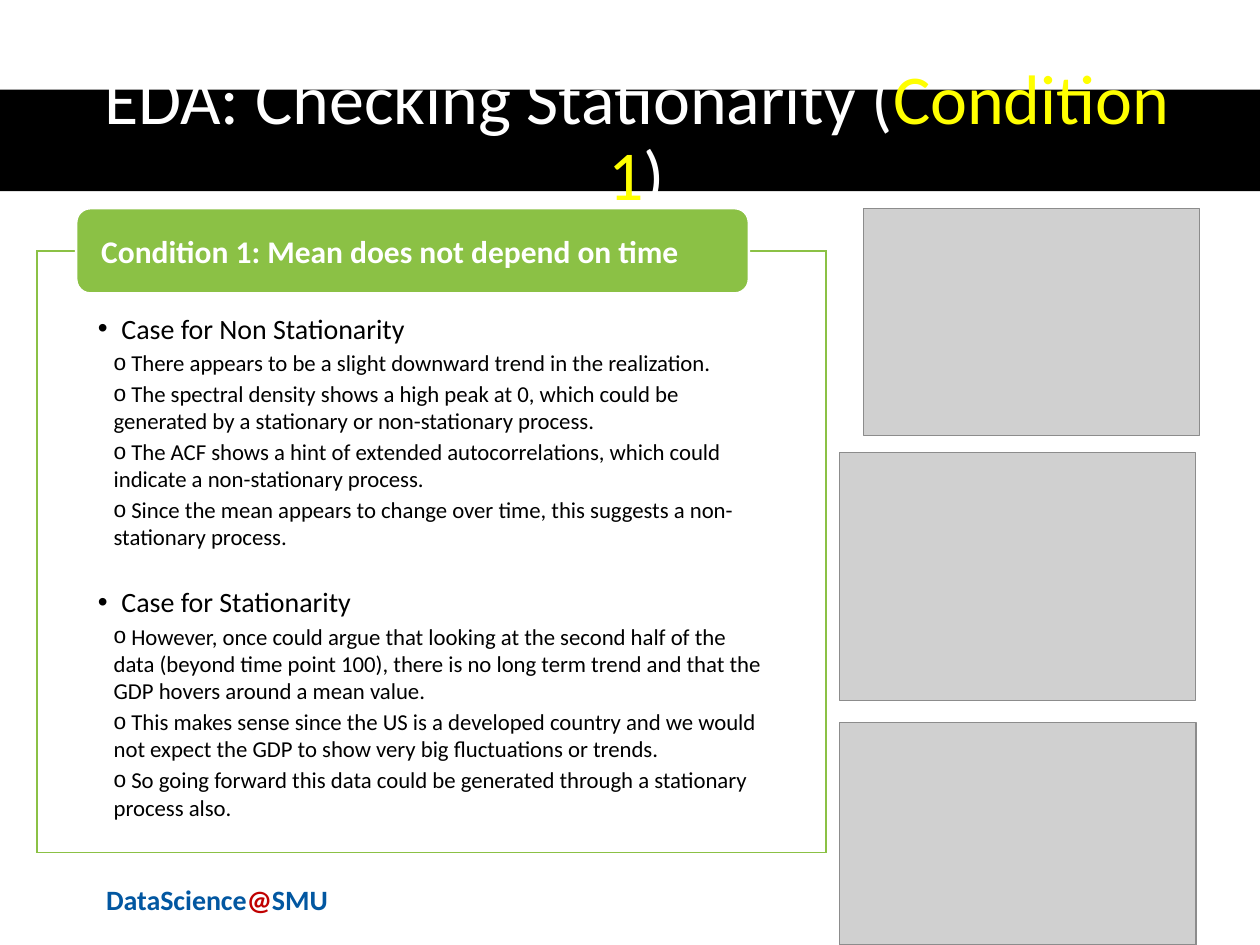
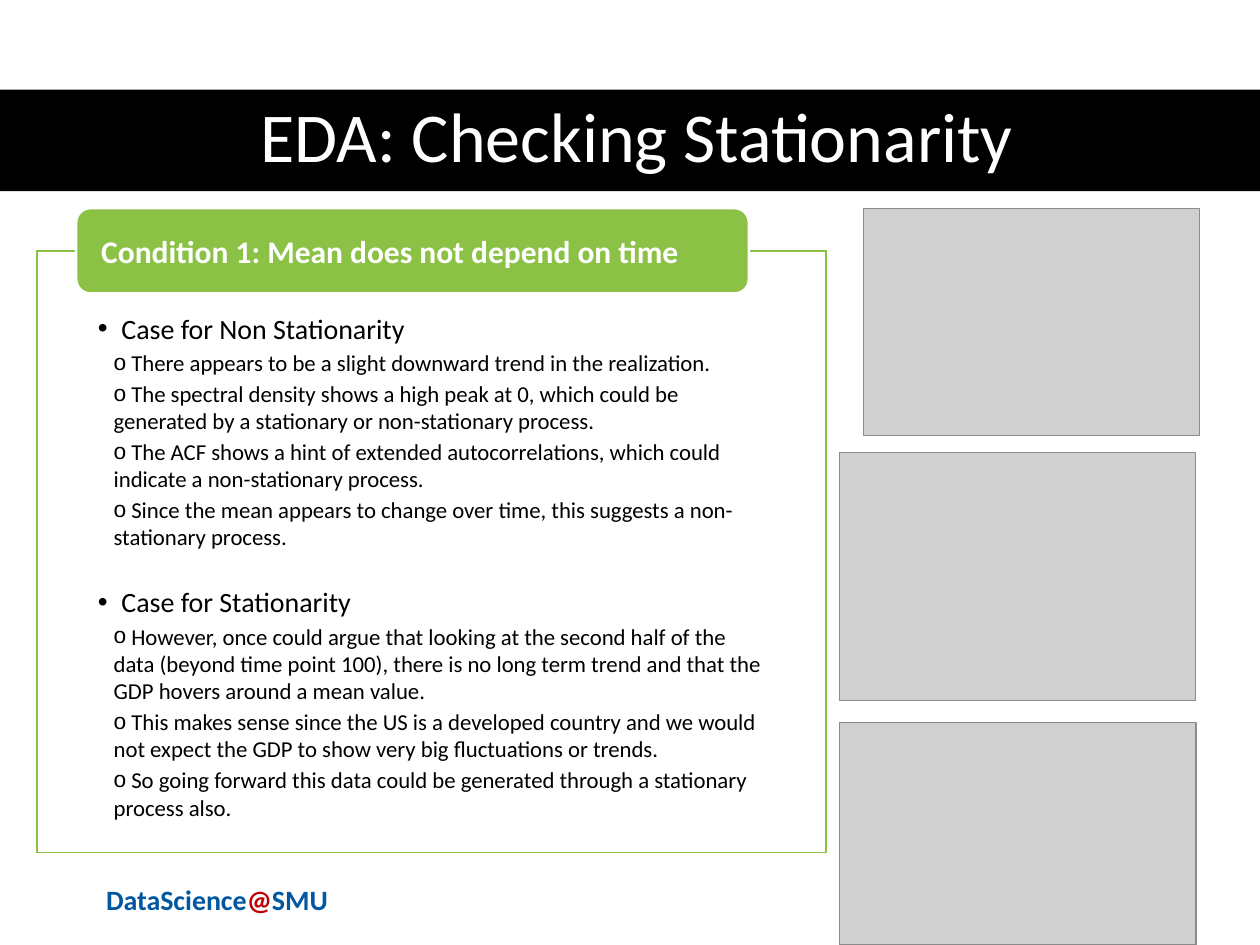
Before and after one commit to sjmiller8182/gdp_prediction, a slide deck: slide 4 of presentation/forecasting_recessions.pptx. Drawn at 1260x945 pixels with LibreOffice and Linux fonts; fonts in the diff are those of the drawing; grey boxes stand for pictures; background and template pictures are left out. Boxes give left, top, right and bottom in pixels: in the first picture for what was removed or moved away, otherwise in the second. Text is boxed around its words. In the diff, an @@ line names an element or a change of style, - is before the commit and + after.

```diff
--- a/presentation/forecasting_recessions.pptx
+++ b/presentation/forecasting_recessions.pptx
@@ title at (261, 113, 1013, 174): text changed @@
-EDA: Checking Stationarity (Condition 1)
+EDA: Checking Stationarity
```
Also in this commit, not shown: 9 other slides changed, 1 slide removed, 1 other file.
